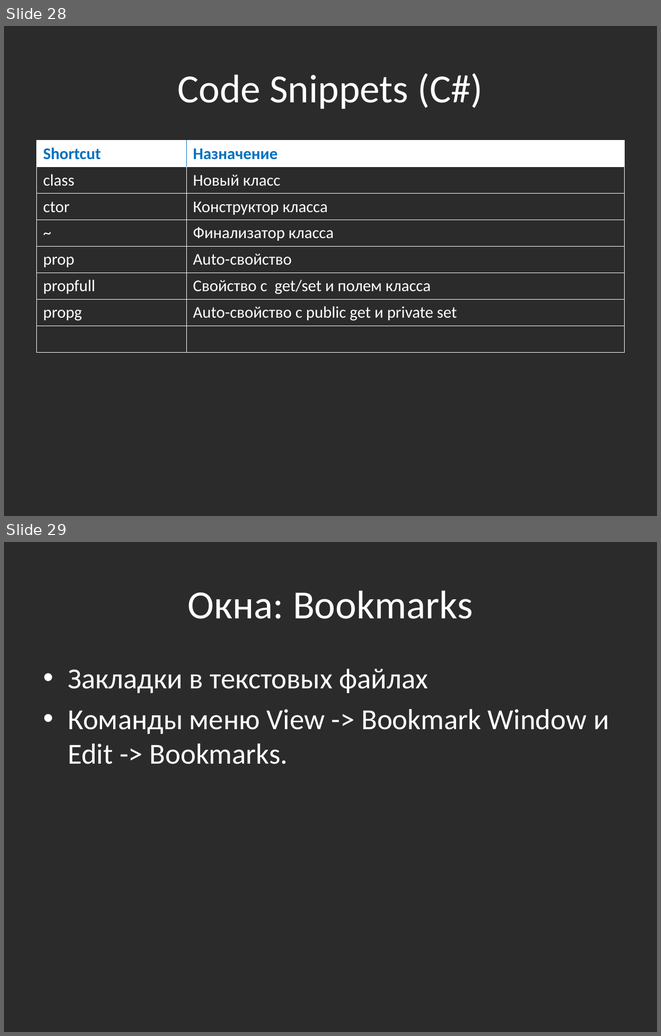
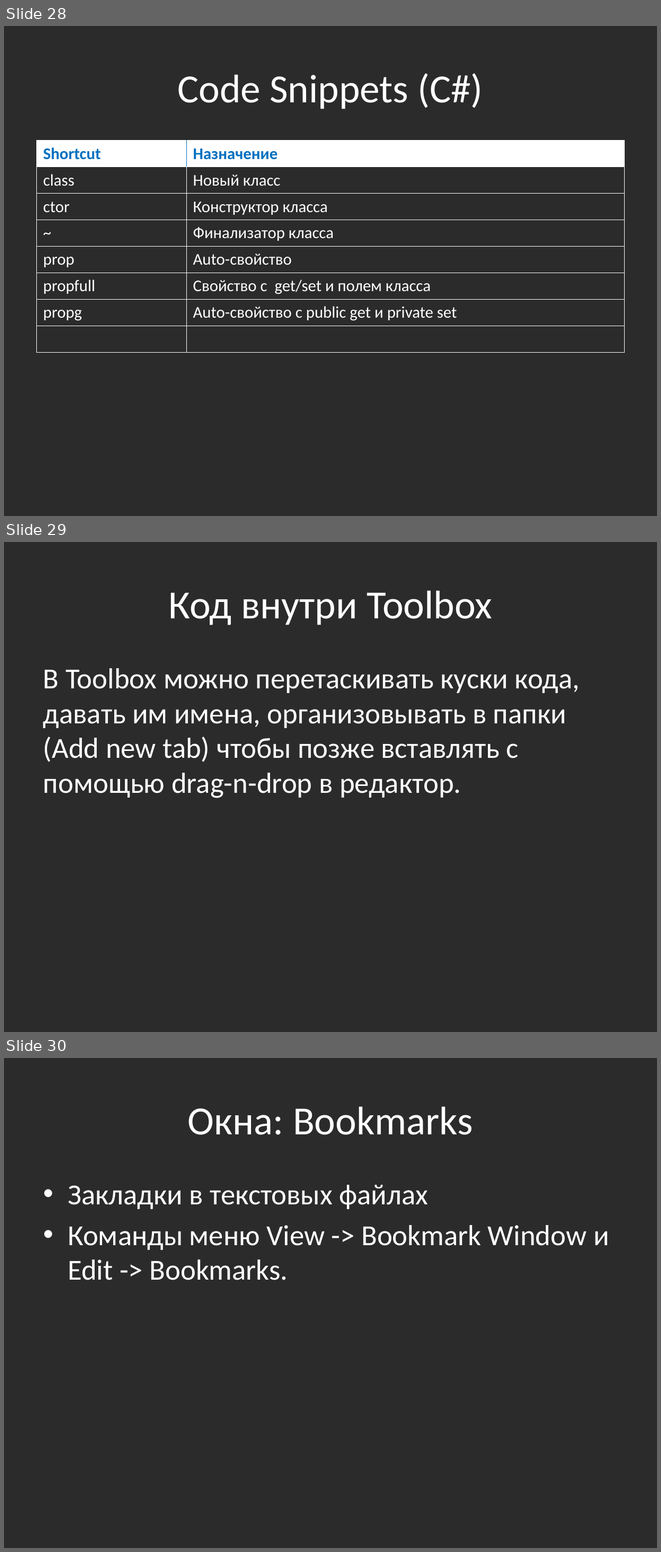
Before and after one commit to bazile/Training, a slide deck: Presentation/tools-visual-studio.pptx. Shown one above the other, each under a label of ours: slides 28 and 29 before the commit, slides 28, 29 and 30 after it. The pictures are 661x1036 and 661x1552 pixels, drawn with LibreOffice and Linux fonts; fonts in the diff are those of the drawing; background and template pictures are left out; a plain dark background stands for a picture behind light text. Boxes give left, top, right and bottom in pixels: in the first picture for what was removed or moved away, otherwise in the second. Text is boxed around its words. In the diff, an @@ line names an element or a change of style, - is before the commit and + after.

```diff
--- a/Presentation/tools-visual-studio.pptx
+++ b/Presentation/tools-visual-studio.pptx
@@ slide 29 added at [4, 542, 657, 1032], background picture (left out) @@
@@ title added at [169, 590, 492, 625], 44 pt, text #FFFFFF @@
+Код внутри Toolbox
@@ text added at [43, 668, 580, 798], 32 pt, text #FFFFFF @@
+В Toolbox можно перетаскивать куски кода, давать им имена, организовывать в папки (Add new tab) чтобы позже вставлять с помощью drag-n-drop в редактор.
@@ what was slide 29 is now slide 30 @@
```
Also in this commit, not shown: 1 slide changed.
